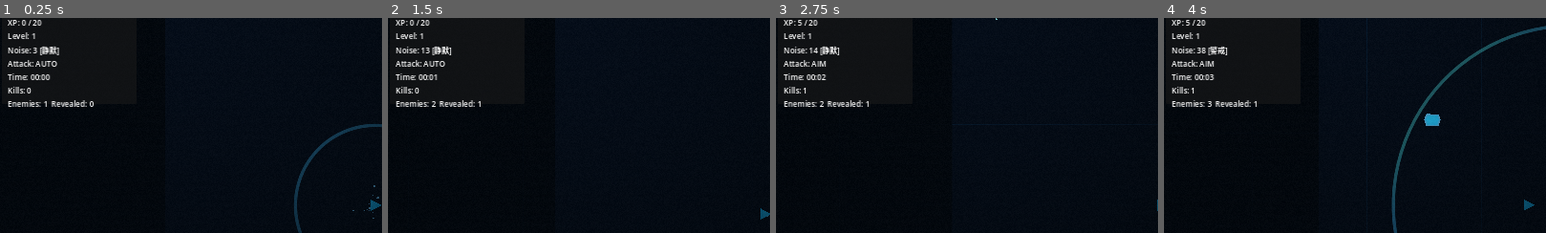
Above: before the commit, frames 1-4 (left to right).
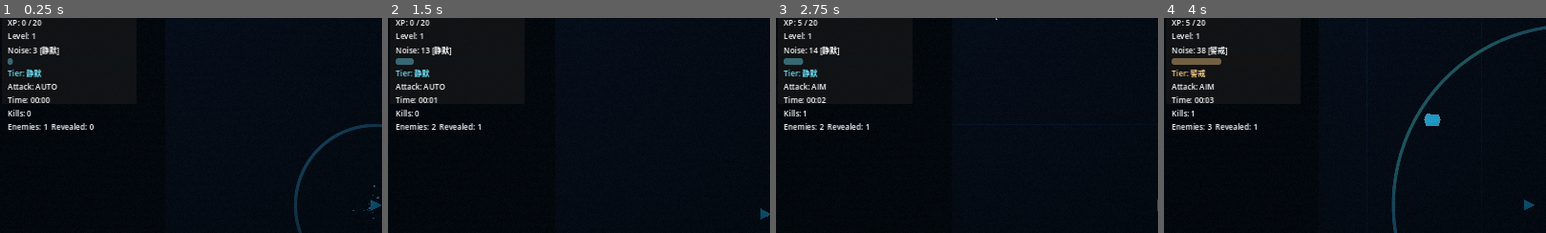
Above: after the commit, the same moments.

Repository: Constantine-S-AN/survival
Game: Godot game, scene res://scenes/game/GameRoot.tscn
The game is run twice, just before and just after one commit, with the same random seed, the same clock (stepped at 60 frames per second) and the same inputs.
Inputs (mouse positions are % of the whole screen's width and height, from its top left):
- Up to frame 1 (0.25 s): no input
- Up to frame 2 (1.5 s): tap Enter at 0.5 s; move the mouse to (72, 45) at 0.52 s; hold D (move_right) 0.53-1.28 s; tap Space (dash) at 0.6 s; click (72, 45) at 0.67 s; move the mouse to (30, 55) at 1.27 s; hold S (move_down) from 1.28 s (still down); click (30, 55) at 1.35 s
- Up to frame 3 (2.75 s): move the mouse to (60, 28) at 2.02 s; release S (move_down) at 2.03 s; hold D (move_right) from 2.03 s (still down); tap Tab (toggle_attack_mode) at 2.1 s
- Up to frame 4 (4 s): move the mouse to (45, 70) at 2.77 s; release D (move_right) at 2.78 s; hold W (move_up) 2.78-3.53 s; tap Shift at 2.85 s; click (45, 70) at 2.92 s; move the mouse to (80, 65) at 3.52 s; hold A (move_left) from 3.53 s (still down); tap E at 3.6 s
The pictures show only the part of the screen within x 1-51%, y 6-56%; the shares and areas given below are measured in that part.

The runs differ from the first frame. In frame 1, 2.1% of the frame differs, in the area x 2-25%, y 18-52%; in frame 2, 2.1%; in frame 3, 2.0%; in frame 4, 2.2%.

Commit message:
feat: add debug panel, noise HUD, and runtime data reload controls

Diff:
--- a/scripts/core/data_registry.gd
+++ b/scripts/core/data_registry.gd
@@ -139,6 +139,19 @@
 		"tier_id": String(tier.get("id", "unknown")),
 		"hud_color": String(tier.get("hud_color", "#ffffff"))
 	}
+
+
+func get_timeline_progress(elapsed_time: float) -> float:
+	if spawn_curve.is_empty():
+		return 0.0
+	var last_variant: Variant = spawn_curve.back()
+	if not (last_variant is Dictionary):
+		return 0.0
+	var last_profile: Dictionary = last_variant
+	var end_time := float(last_profile.get("time", 0.0))
+	if end_time <= 0.0:
+		return 0.0
+	return clampf(elapsed_time / end_time, 0.0, 1.0)
 
 
 func get_weapon(weapon_id: String) -> Dictionary:
--- a/scripts/game/game_root.gd
+++ b/scripts/game/game_root.gd
@@ -17,6 +17,9 @@
 var hitstop_active := false
 var hitstop_end_usec: int = 0
 var fog_enabled: bool = true
+var sonar_visual_enabled: bool = true
+var fixed_noise_enabled: bool = false
+var fixed_noise_value: float = 0.0
 
 
 func _ready() -> void:
@@ -35,6 +38,11 @@
 	world.set_fog_enabled(fog_enabled)
 	ui.apply_fog_overlay_config(fog_cfg)
 	ui.set_fog_overlay_enabled(fog_enabled)
+	var sonar_cfg: Dictionary = DataRegistry.get_sonar_config()
+	sonar_visual_enabled = bool(sonar_cfg.get("enabled", true))
+	world.apply_sonar_config(sonar_cfg)
+	world.set_sonar_visual_enabled(sonar_visual_enabled)
+	world.player.apply_noise_config(DataRegistry.get_noise_config())
 
 	world.player.died.connect(_on_player_died)
 	world.player.level_up_requested.connect(_on_player_level_up_requested)
@@ -53,11 +61,19 @@
 	if hitstop_active and Time.get_ticks_usec() >= hitstop_end_usec:
 		Engine.time_scale = 1.0
 		hitstop_active = false
+
+	if fixed_noise_enabled:
+		world.player.set_noise_value(fixed_noise_value)
+	else:
+		fixed_noise_value = world.player.noise
+
 	if run_state != STATE_PLAYING:
+		_push_debug_snapshot()
 		return
 	elapsed_time += delta
 	world.enemy_manager.update_difficulty(elapsed_time, world.player.noise)
 	_refresh_hud()
+	_push_debug_snapshot()
 
 
 func _on_enemy_killed(_enemy_id: String, xp_reward: int, world_position: Vector2) -> void:
@@ -122,6 +138,23 @@
 		fog_enabled = not fog_enabled
 		world.set_fog_enabled(fog_enabled)
 		ui.set_fog_overlay_enabled(fog_enabled)
+	elif event.keycode == KEY_F1:
+		ui.set_debug_visible(not ui.is_debug_visible())
+	elif event.keycode == KEY_F3:
+		sonar_visual_enabled = not sonar_visual_enabled
+		world.set_sonar_visual_enabled(sonar_visual_enabled)
+	elif event.keycode == KEY_F5:
+		_reload_runtime_data()
+	elif event.keycode == KEY_F6:
+		fixed_noise_enabled = not fixed_noise_enabled
+	elif event.keycode == KEY_F7:
+		fixed_noise_value = clampf(fixed_noise_value - 10.0, 0.0, 100.0)
+		if fixed_noise_enabled:
+			world.player.set_noise_value(fixed_noise_value)
+	elif event.keycode == KEY_F8:
+		fixed_noise_value = clampf(fixed_noise_value + 10.0, 0.0, 100.0)
+		if fixed_noise_enabled:
+			world.player.set_noise_value(fixed_noise_value)
 
 
 func _set_state(next_state: String) -> void:
@@ -147,5 +180,41 @@
 	ui.update_hud(hud)
 
 
+func _push_debug_snapshot() -> void:
+	var snapshot: Dictionary = world.player.get_hud_data()
+	var noise_tier_debug: Dictionary = DataRegistry.get_noise_tier(world.player.noise)
+	var noise_debug: Dictionary = world.enemy_manager.get_noise_debug_snapshot()
+	snapshot["noise_tier_name"] = String(noise_tier_debug.get("name", "静默"))
+	snapshot["spawn_rate_multiplier"] = float(noise_debug.get("spawn_rate_multiplier", 1.0))
+	snapshot["pursuer_chance"] = float(noise_debug.get("pursuer_chance", 0.0))
+	snapshot["revealed_count"] = world.get_revealed_enemy_count()
+	snapshot["timeline_progress"] = DataRegistry.get_timeline_progress(elapsed_time)
+	snapshot["fixed_noise_enabled"] = fixed_noise_enabled
+	snapshot["fixed_noise_value"] = fixed_noise_value
+	snapshot["fog_enabled"] = fog_enabled
+	snapshot["sonar_visual_enabled"] = sonar_visual_enabled
+	snapshot["fog_version"] = DataRegistry.get_data_version("fog")
+	snapshot["sonar_version"] = DataRegistry.get_data_version("sonar")
+	snapshot["noise_version"] = DataRegistry.get_data_version("noise")
+	snapshot["fog_path"] = DataRegistry.get_data_path("fog")
+	snapshot["sonar_path"] = DataRegistry.get_data_path("sonar")
+	snapshot["noise_path"] = DataRegistry.get_data_path("noise")
+	ui.update_debug_data(snapshot)
+
+
+func _reload_runtime_data() -> void:
+	if not DataRegistry.reload_in_debug():
+		return
+	world.player.apply_noise_config(DataRegistry.get_noise_config())
+	var fog_cfg: Dictionary = DataRegistry.get_fog_config()
+	world.apply_fog_config(fog_cfg)
+	world.set_fog_enabled(fog_enabled)
+	ui.apply_fog_overlay_config(fog_cfg)
+	ui.set_fog_overlay_enabled(fog_enabled)
+	var sonar_cfg: Dictionary = DataRegistry.get_sonar_config()
+	world.apply_sonar_config(sonar_cfg)
+	world.set_sonar_visual_enabled(sonar_visual_enabled)
+
+
 func _exit_tree() -> void:
 	Engine.time_scale = 1.0
--- a/scripts/ui/ui_layer.gd
+++ b/scripts/ui/ui_layer.gd
@@ -7,6 +7,7 @@
 const FOG_SHADER := preload("res://assets/shaders/fog_scan_noise.gdshader")
 
 @onready var root: Control = $Root
+@onready var stats_box: VBoxContainer = $Root/HUD/Stats
 @onready var hp_label: Label = $Root/HUD/Stats/HPLabel
 @onready var xp_label: Label = $Root/HUD/Stats/XPLabel
 @onready var level_label: Label = $Root/HUD/Stats/LevelLabel
@@ -32,6 +33,10 @@
 var fog_overlay: ColorRect
 var fog_overlay_material: ShaderMaterial
 var fog_overlay_allowed: bool = true
+var noise_bar: ProgressBar
+var noise_tier_label: Label
+var debug_panel: Panel
+var debug_label: RichTextLabel
 
 
 func _ready() -> void:
@@ -39,6 +44,10 @@
 	_create_fog_overlay()
 	apply_fog_overlay_config(DataRegistry.get_fog_config())
 	set_fog_overlay_enabled(bool(DataRegistry.get_fog_config().get("enabled", true)))
+	_create_runtime_hud_widgets()
+	_create_debug_panel()
+	set_debug_visible(false)
+
 	level_up_panel.visible = false
 	game_over_panel.visible = false
 
@@ -68,6 +77,49 @@
 	root.move_child(fog_overlay, 0)
 
 
+func _create_runtime_hud_widgets() -> void:
+	noise_bar = ProgressBar.new()
+	noise_bar.name = "NoiseBar"
+	noise_bar.custom_minimum_size = Vector2(0.0, 14.0)
+	noise_bar.show_percentage = false
+	noise_bar.value = 0.0
+	stats_box.add_child(noise_bar)
+	stats_box.move_child(noise_bar, stats_box.get_children().find(noise_label) + 1)
+
+	noise_tier_label = Label.new()
+	noise_tier_label.name = "NoiseTierLabel"
+	noise_tier_label.text = "Tier: 静默"
+	stats_box.add_child(noise_tier_label)
+	stats_box.move_child(noise_tier_label, stats_box.get_children().find(noise_bar) + 1)
+
+
+func _create_debug_panel() -> void:
+	debug_panel = Panel.new()
+	debug_panel.name = "DebugPanel"
+	debug_panel.visible = false
+	debug_panel.position = Vector2(1180.0, 18.0)
+	debug_panel.size = Vector2(390.0, 340.0)
+
+	var margin := MarginContainer.new()
+	margin.name = "Margin"
+	margin.set_anchors_preset(Control.PRESET_FULL_RECT)
+	margin.offset_left = 10.0
+	margin.offset_top = 10.0
+	margin.offset_right = -10.0
+	margin.offset_bottom = -10.0
+	debug_panel.add_child(margin)
+
+	debug_label = RichTextLabel.new()
+	debug_label.fit_content = false
+	debug_label.scroll_active = false
+	debug_label.bbcode_enabled = false
+	debug_label.size_flags_horizontal = Control.SIZE_EXPAND_FILL
+	debug_label.size_flags_vertical = Control.SIZE_EXPAND_FILL
+	margin.add_child(debug_label)
+
+	root.add_child(debug_panel)
+
+
 func apply_fog_overlay_config(config: Dictionary) -> void:
 	if fog_overlay_material == null:
 		return
@@ -95,10 +147,18 @@
 	hp_label.text = "HP: %d / %d" % [int(round(float(data.get("hp", 0.0)))), int(round(float(data.get("max_hp", 0.0))))]
 	xp_label.text = "XP: %d / %d" % [int(round(float(data.get("xp", 0.0)))), int(round(float(data.get("xp_to_next", 1.0))))]
 	level_label.text = "Level: %d" % int(data.get("level", 1))
-	noise_label.text = "Noise: %d [%s]" % [
-		int(round(float(data.get("noise", 0.0)))),
-		String(data.get("noise_tier_name", "静默"))
-	]
+
+	var noise_value := float(data.get("noise", 0.0))
+	var noise_tier_name := String(data.get("noise_tier_name", "静默"))
+	noise_label.text = "Noise: %d [%s]" % [int(round(noise_value)), noise_tier_name]
+	noise_bar.min_value = float(data.get("noise_min", 0.0))
+	noise_bar.max_value = float(data.get("noise_max", 100.0))
+	noise_bar.value = noise_value
+	noise_tier_label.text = "Tier: %s" % noise_tier_name
+	var tier_color := Color.from_string(String(data.get("noise_tier_color", "#74e7ff")), Color(0.45, 0.9, 1.0, 1.0))
+	noise_tier_label.modulate = tier_color
+	noise_bar.modulate = tier_color
+
 	mode_label.text = "Attack: %s" % String(data.get("attack_mode", "AUTO"))
 	time_label.text = "Time: %s" % _format_time(float(data.get("elapsed_time", 0.0)))
 	kills_label.text = "Kills: %d" % int(data.get("kills", 0))
@@ -106,6 +166,47 @@
 		int(data.get("enemy_count", 0)),
 		int(data.get("revealed_count", 0))
 	]
+
+
+func set_debug_visible(enabled: bool) -> void:
+	if debug_panel != null:
+		debug_panel.visible = enabled
+
+
+func is_debug_visible() -> bool:
+	if debug_panel == null:
+		return false
+	return debug_panel.visible
+
+
+func update_debug_data(data: Dictionary) -> void:
+	if debug_label == null:
+		return
+	if not is_debug_visible():
+		return
+	debug_label.text = "\n".join([
+		"DEBUG (F1)",
+		"noise: %.1f" % float(data.get("noise", 0.0)),
+		"noise_tier: %s" % String(data.get("noise_tier_name", "静默")),
+		"spawn_rate_multiplier: %.2f" % float(data.get("spawn_rate_multiplier", 1.0)),
+		"pursuer_chance: %.3f" % float(data.get("pursuer_chance", 0.0)),
+		"revealed_count: %d" % int(data.get("revealed_count", 0)),
+		"timeline_progress: %.2f" % float(data.get("timeline_progress", 0.0)),
+		"fixed_noise: %s (%.1f)" % [
+			"ON" if bool(data.get("fixed_noise_enabled", false)) else "OFF",
+			float(data.get("fixed_noise_value", 0.0))
+		],
+		"fog: %s  sonar_visual: %s" % [
+			"ON" if bool(data.get("fog_enabled", true)) else "OFF",
+			"ON" if bool(data.get("sonar_visual_enabled", true)) else "OFF"
+		],
+		"config fog: v%d @ %s" % [int(data.get("fog_version", -1)), String(data.get("fog_path", ""))],
+		"config sonar: v%d @ %s" % [int(data.get("sonar_version", -1)), String(data.get("sonar_path", ""))],
+		"config noise: v%d @ %s" % [int(data.get("noise_version", -1)), String(data.get("noise_path", ""))],
+		"hot reload: F5",
+		"fixed noise: F6 toggle, F7 -, F8 +",
+		"fog F2, sonar visual F3"
+	])
 
 
 func show_level_up(options: Array) -> void:
